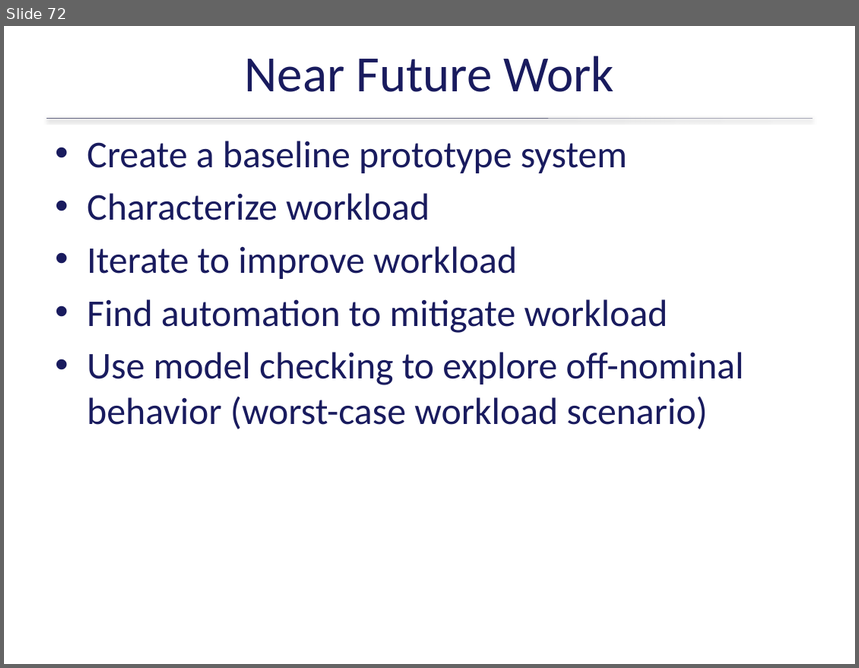
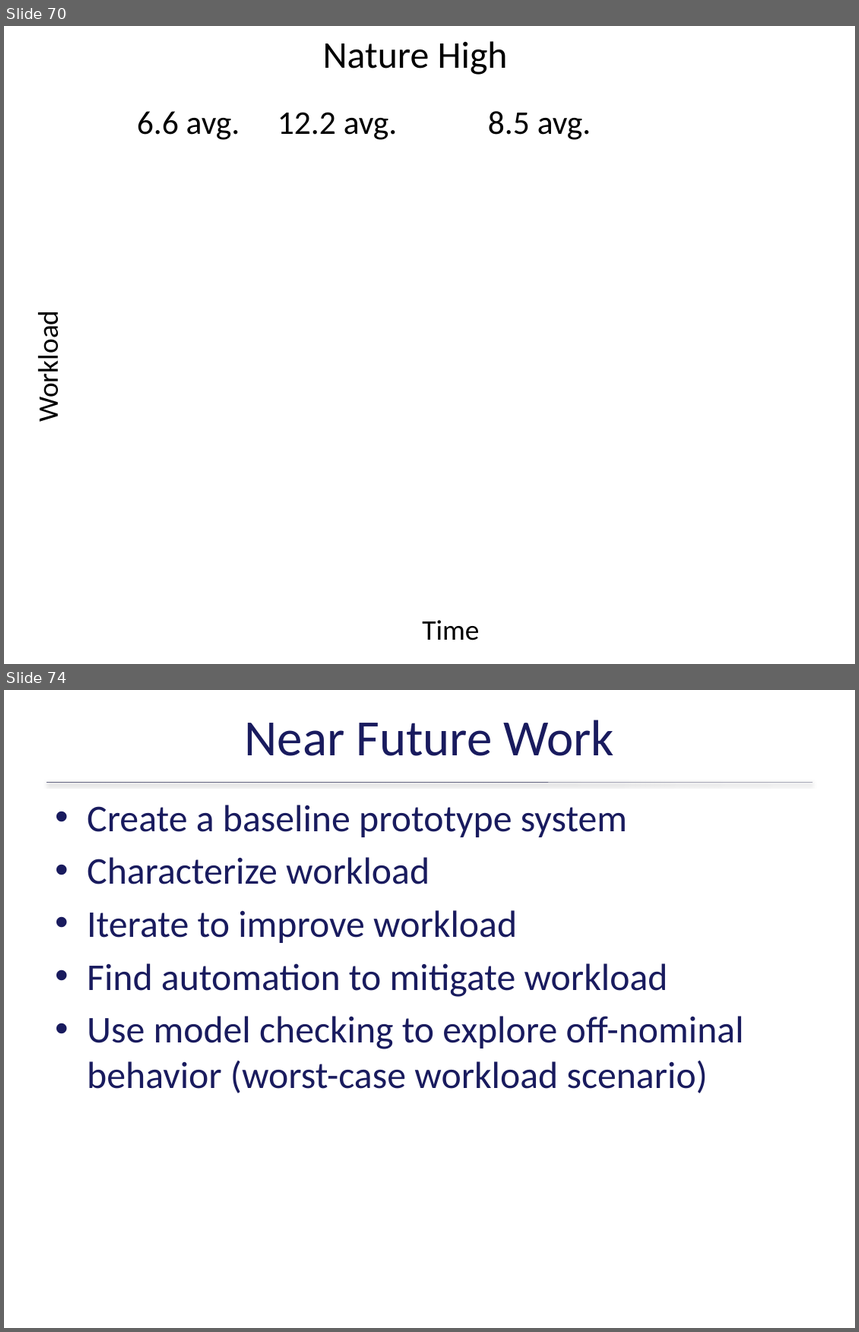
Before and after one commit to ericmercer/workload, a slide deck: publications_and_presentations/BYU13-03-Operator-Workload-Feb-2015.pptx. Shown one above the other, each under a label of ours: slide 72 before the commit, slides 70 and 74 after it; the slides between them are not shown. The pictures are 859x668 and 859x1332 pixels, drawn with LibreOffice and Linux fonts; fonts in the diff are those of the drawing; background and template pictures are left out. Boxes give left, top, right and bottom in pixels: in the first picture for what was removed or moved away, otherwise in the second. Text is boxed around its words. In the diff, an @@ line names an element or a change of style, - is before the commit and + after.

```diff
--- a/publications_and_presentations/BYU13-03-Operator-Workload-Feb-2015.pptx
+++ b/publications_and_presentations/BYU13-03-Operator-Workload-Feb-2015.pptx
@@ slide 70 added at (4,26,855,664), background picture (left out) @@
@@ text added at (323,41,508,75), 32 pt, text #000000 @@
+Nature High
@@ text added at (137,111,240,140), 28 pt, text #000000 @@
+6.6 avg.
@@ text added at (278,112,398,140), 28 pt, text #000000 @@
+12.2 avg.
@@ text added at (488,111,591,140), 28 pt, text #000000 @@
+8.5 avg.
@@ text added at (31,322,66,420), 24 pt, text #000000 @@
+Workload
@@ text added at (422,620,479,641), 24 pt, text #000000 @@
+Time
@@ what was slide 72 is now slide 74 @@
```
Also in this commit, not shown: 9 slides changed, 2 other slides added, 1 slide removed, 16 other files.
